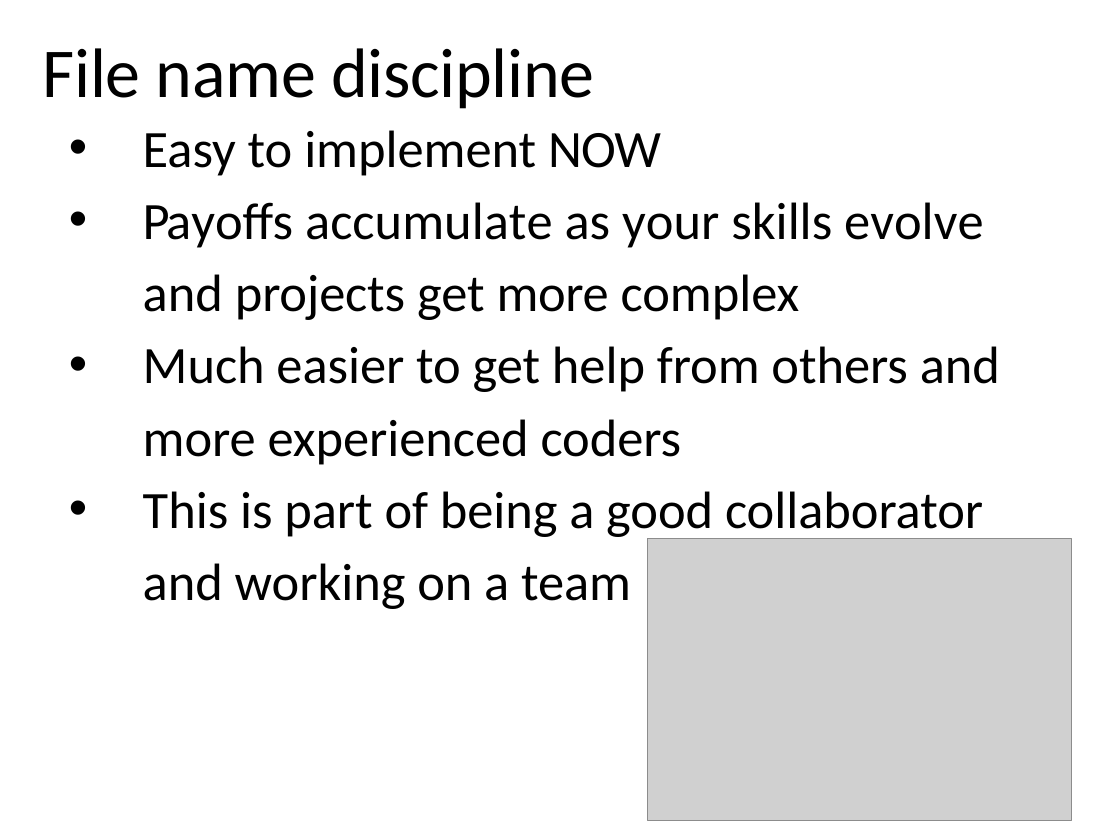
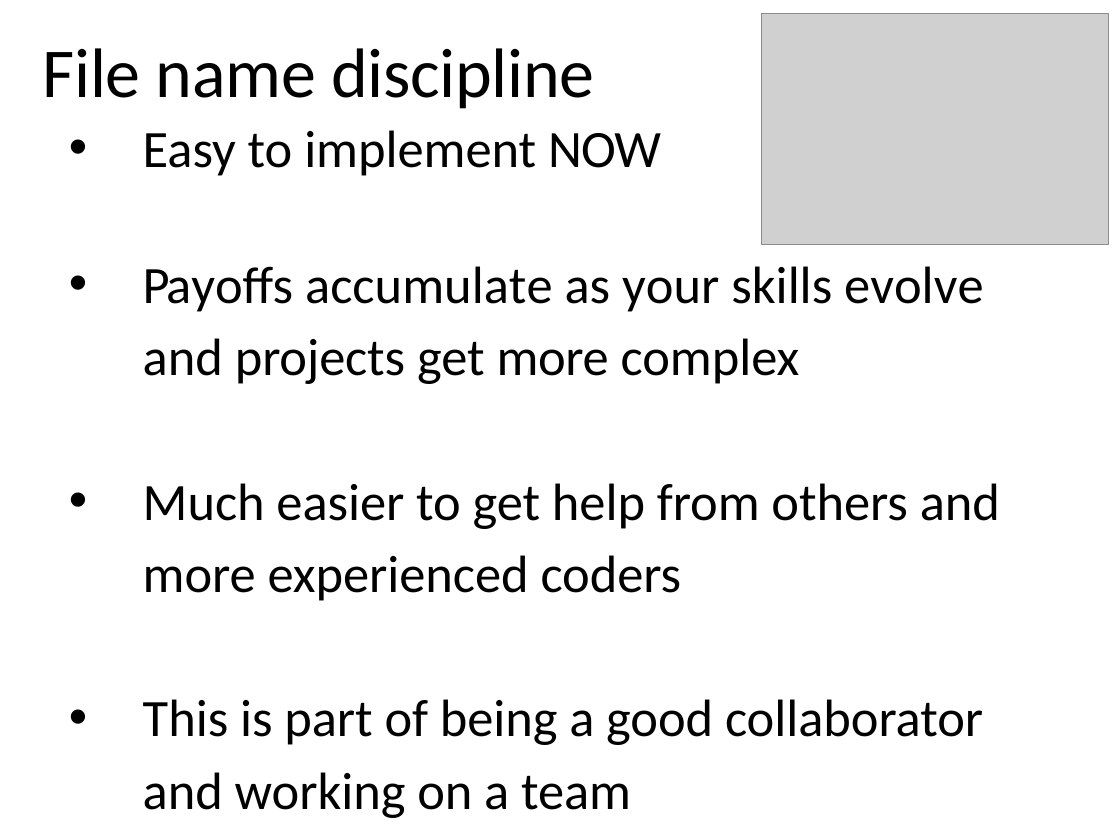
Before and after one commit to cmgienger/rmd_best_practices, a slide deck: slide 24 of documents/0-best-practices.pptx. Drawn at 1120x840 pixels with LibreOffice and Linux fonts; fonts in the diff are those of the drawing; grey boxes stand for pictures. Boxes give left, top, right and bottom in pixels: in the first picture for what was removed or moved away, otherwise in the second. Text is boxed around its words. In the diff, an @@ line names an element or a change of style, - is before the commit and + after.

```diff
--- a/documents/0-best-practices.pptx
+++ b/documents/0-best-practices.pptx
@@ picture: place and size @@
-picture at [648, 538, 1072, 820]
+picture at [761, 13, 1108, 245]
@@ text "Easy to implement NOW" rewrapped from [143, 130, 1000, 609] to [143, 130, 1000, 818] @@
```
Also in this commit, not shown: 26 other slides changed, 2 other files.
